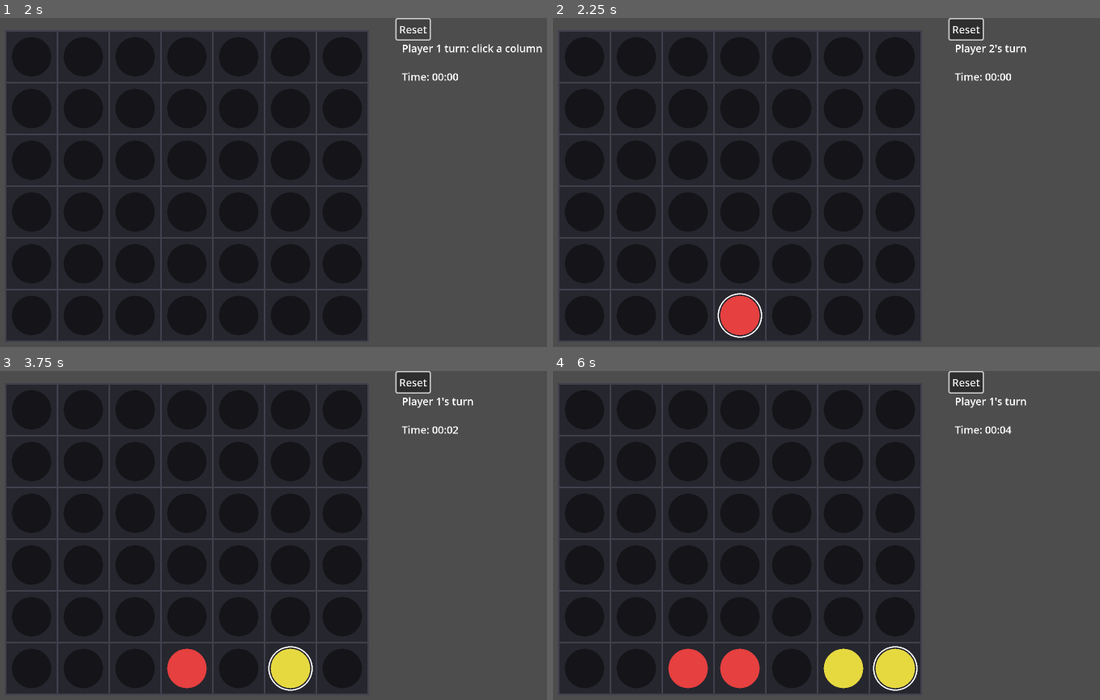
Above: before the commit, frames 1-4 (two rows, left to right).
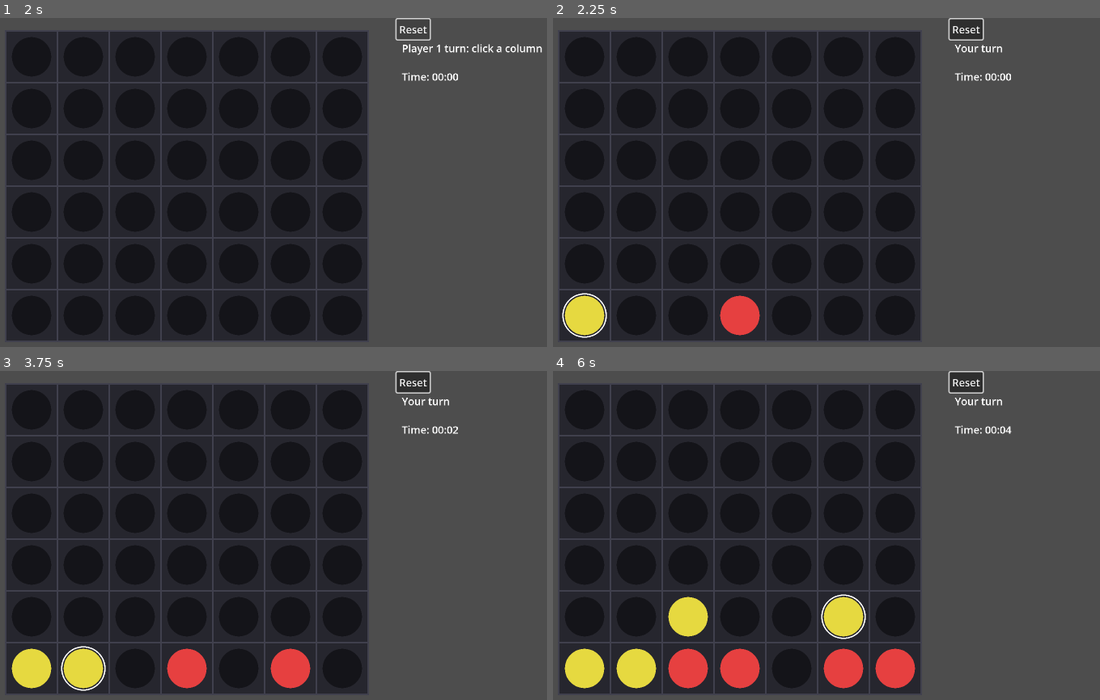
Above: after the commit, the same moments.

Repository: bharper9/CSC-492-Senior-Proj
Game: Godot game, scene res://Scenes/Board.tscn
Two runs of this game, one before a commit and one after it. Both use one fixed random seed, a clock stepped at 60 frames per second and the inputs below. The project has no main scene, so this scene is started directly.
Inputs (mouse positions are in pixels of both pictures, inside the frame that each line leads up to):
- Up to frame 1 (2 s): tap A at 0.5 s; move the mouse to (459, 182) at 0.52 s; click (459, 182) at 0.67 s; click "Reset" at 1.25 s
- Up to frame 2 (2.25 s): move the mouse to (738, 218) at 2.02 s; click (738, 218) at 2.17 s
- Up to frame 3 (3.75 s): move the mouse to (382, 472) at 2.77 s; click (382, 472) at 2.92 s; move the mouse to (284, 624) at 3.52 s; click (284, 624) at 3.67 s
- Up to frame 4 (6 s): move the mouse to (1061, 607) at 4.27 s; click (1061, 607) at 4.42 s; move the mouse to (673, 499) at 5.02 s; click (673, 499) at 5.17 s; move the mouse to (903, 551) at 5.77 s; click (903, 551) at 5.92 s

Frame 1 is identical in both runs. In frame 2, 1.1% of the frame differs, in the area x 1-87%, y 7-98%; in frame 3, 2.5%; in frame 4, 4.6%, in the area x 2-87%, y 7-98%.

Commit message:
Ai able to play

Diff:
--- a/Scenes/Board.tscn
+++ b/Scenes/Board.tscn
@@ -14,6 +14,7 @@
 offset_top = 35.0
 offset_right = 672.0
 offset_bottom = 58.0
+text = "Current Turn"
 
 [node name="ResetButton" type="Button" parent="."]
 offset_left = 624.0
--- a/Scenes/board.gd
+++ b/Scenes/board.gd
@@ -23,6 +23,7 @@
 var elapsed_seconds: int = 0
 
 func _ready() -> void:
+	randomize()
 	reset_game()
 
 func reset_game() -> void:
@@ -62,26 +63,63 @@
 	if game_over:
 		return
 
+	# Only allow human clicks on human turn
+	if current_player != HUMAN:
+		return
+
 	var drop_row := get_drop_row(col)
 	if drop_row == -1:
 		status_label.text = "Column is full. Choose another."
 		return
 
-	apply_move(drop_row, col, current_player)
-
-	# End conditions
-	if check_win(drop_row, col, current_player):
-		var winner_text := "Player 1 wins! 🎉" if current_player == HUMAN else "Player 2 wins! 🎉"
-		end_game(winner_text)
+	apply_move(drop_row, col, HUMAN)
+
+	if check_win(drop_row, col, HUMAN):
+		end_game("You win! 🎉")
 		return
 
 	if check_draw():
 		end_game("Draw.")
 		return
 
-	# Switch turns
-	current_player = AI if current_player == HUMAN else HUMAN
-	status_label.text = "Player 1's turn" if current_player == HUMAN else "Player 2's turn"
+	# Switch to AI turn
+	current_player = AI
+	status_label.text = "AI thinking..."
+	await get_tree().process_frame  # lets UI update
+	make_ai_move()
+
+
+func make_ai_move() -> void:
+	if game_over:
+		return
+	if current_player != AI:
+		return
+
+	var legal_cols := get_legal_columns()
+	if legal_cols.is_empty():
+		end_game("Draw.")
+		return
+
+	var col := legal_cols[randi() % legal_cols.size()]
+	var row := get_drop_row(col)
+	if row == -1:
+		return
+
+	apply_move(row, col, AI)
+
+	# End conditions after AI moves
+	if check_win(row, col, AI):
+		end_game("AI wins.")
+		return
+
+	if check_draw():
+		end_game("Draw.")
+		return
+
+	# Back to human
+	current_player = HUMAN
+	status_label.text = "Your turn"
+
 
 func end_game(result_text: String) -> void:
 	game_over = true
@@ -100,6 +138,13 @@
 		if board[r][col] == EMPTY:
 			return r
 	return -1
+
+func get_legal_columns() -> Array[int]:
+	var cols: Array[int] = []
+	for c in COLS:
+		if get_drop_row(c) != -1:
+			cols.append(c)
+	return cols
 
 func apply_move(row: int, col: int, player: int) -> void:
 	board[row][col] = player
